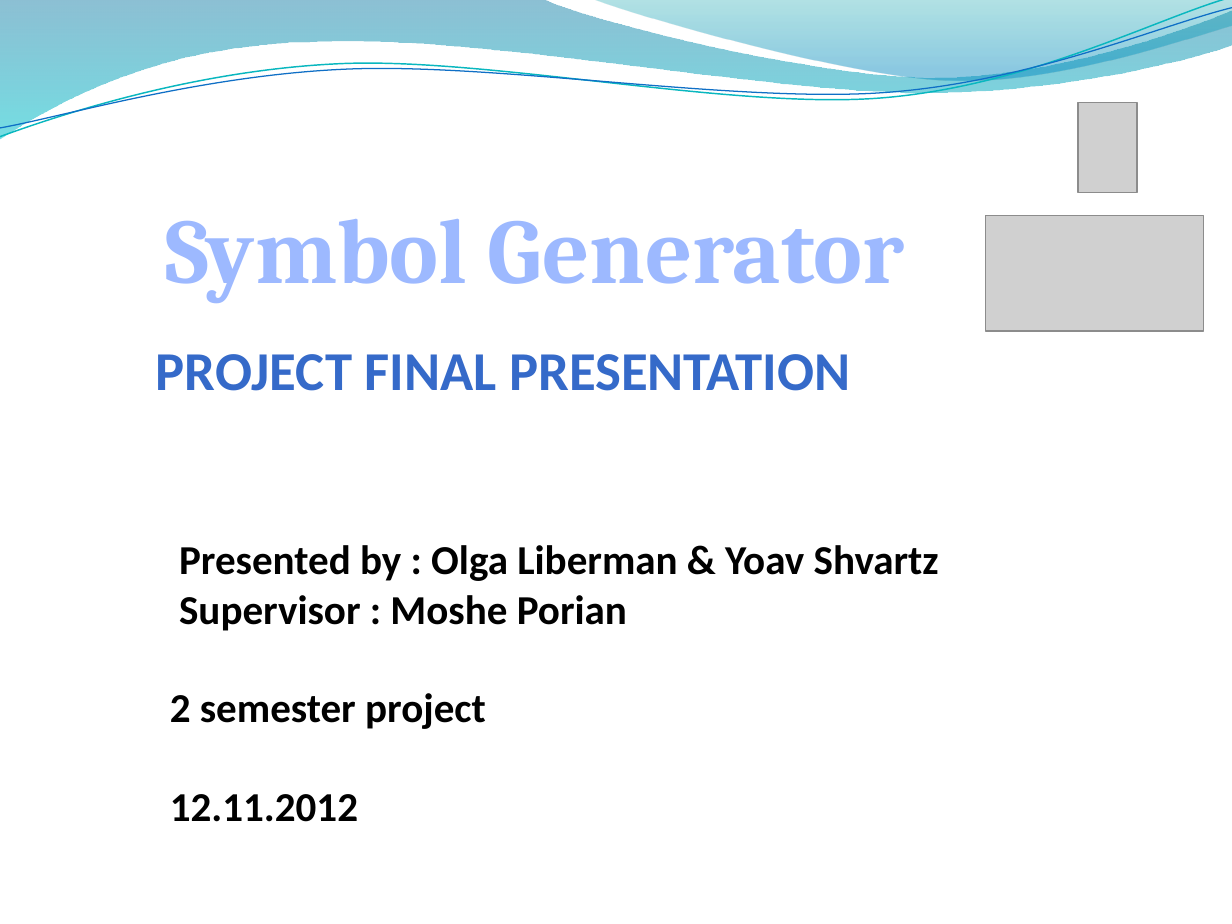
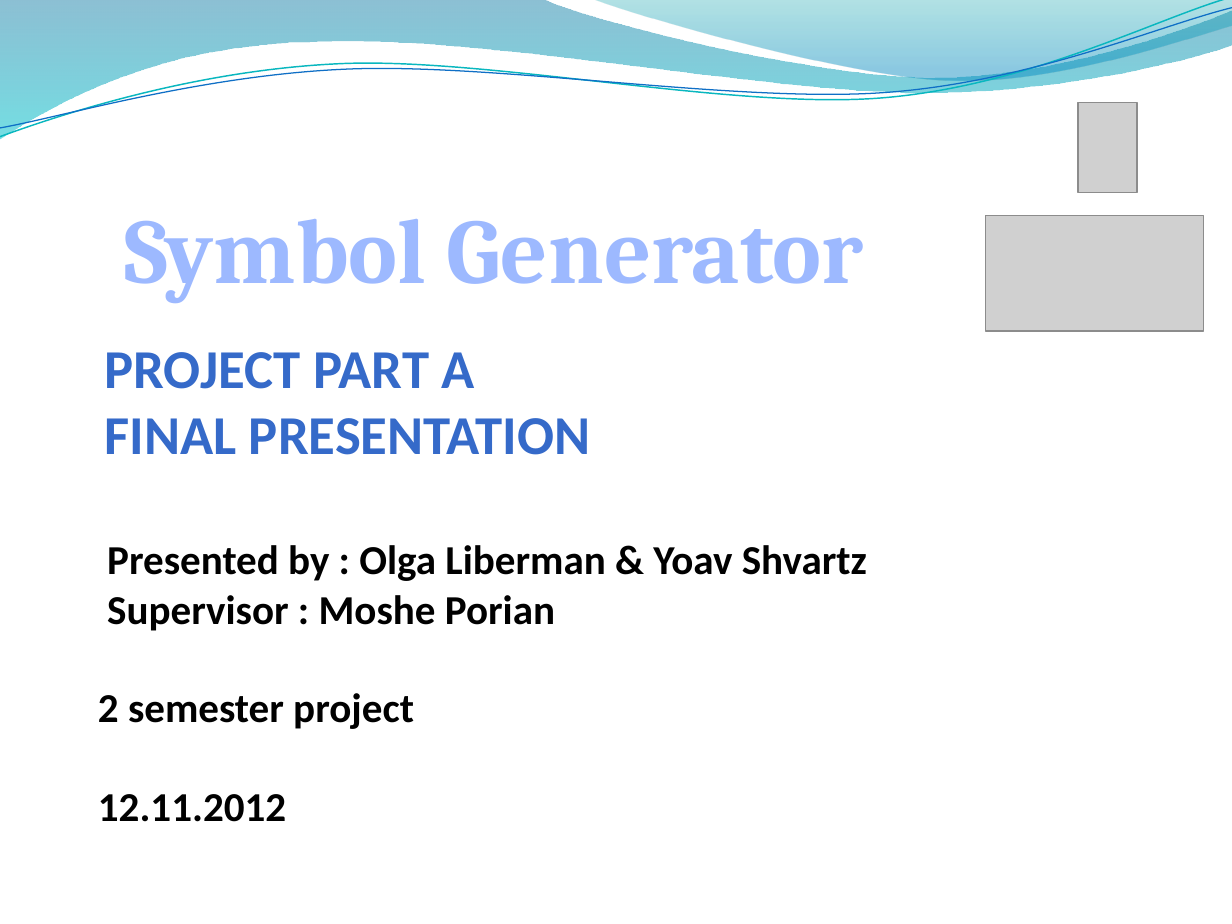
Before and after one commit to sandro6579/symbol-generator, a slide deck: slide 1 of Presentation/part_A_final/Final_Presentation_Part_A.pptx. Drawn at 1232x924 pixels with LibreOffice and Linux fonts; fonts in the diff are those of the drawing; grey boxes stand for pictures; background and template pictures are left out. Boxes give left, top, right and bottom in pixels: in the first picture for what was removed or moved away, otherwise in the second. Text is boxed around its words. In the diff, an @@ line names an element or a change of style, - is before the commit and + after.

```diff
--- a/Presentation/part_A_final/Final_Presentation_Part_A.pptx
+++ b/Presentation/part_A_final/Final_Presentation_Part_A.pptx
@@ text "Symbol Generator" moved from (x1=165, y1=219, x2=905, y2=302) to (x1=124, y1=219, x2=864, y2=302) @@
@@ text at (x1=105, y1=352, x2=590, y2=455): text changed @@
-PROJECT FINAL PRESENTATION
+PROJECT PART A
+FINAL PRESENTATION
@@ text "Presented by : Olga Liberman ..." moved from (x1=170, y1=545, x2=939, y2=822) to (x1=98, y1=545, x2=867, y2=822) @@
```
Also in this commit, not shown: 4 other slides changed, 4 slides added, 3 other files.
